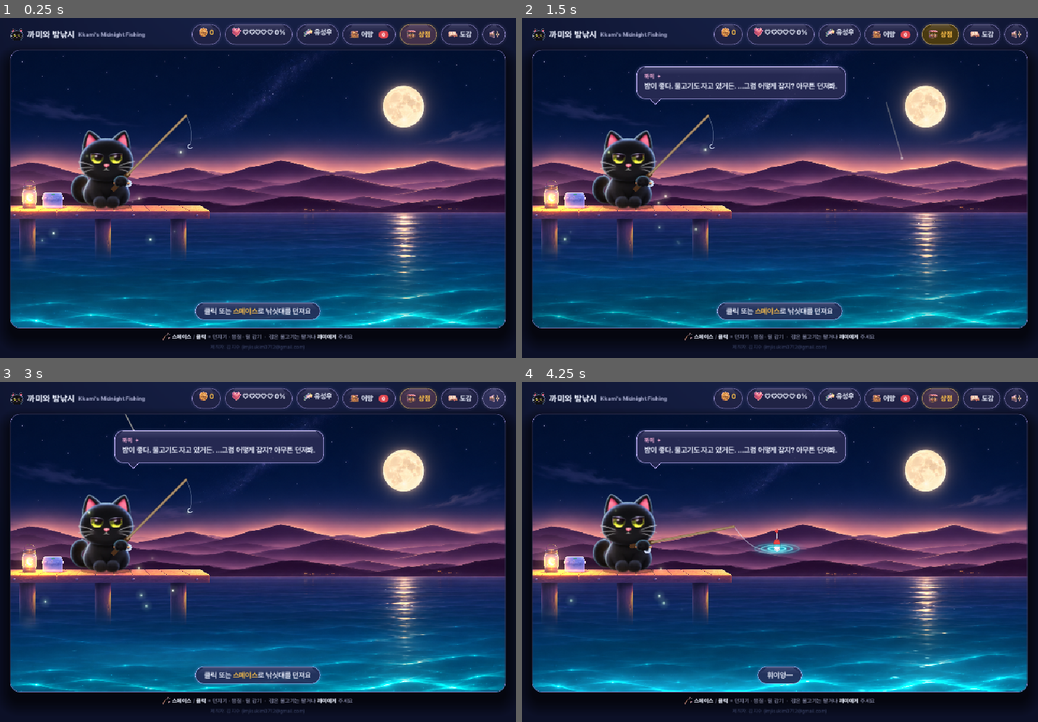
Above: before the commit, frames 1-4 (two rows, left to right).
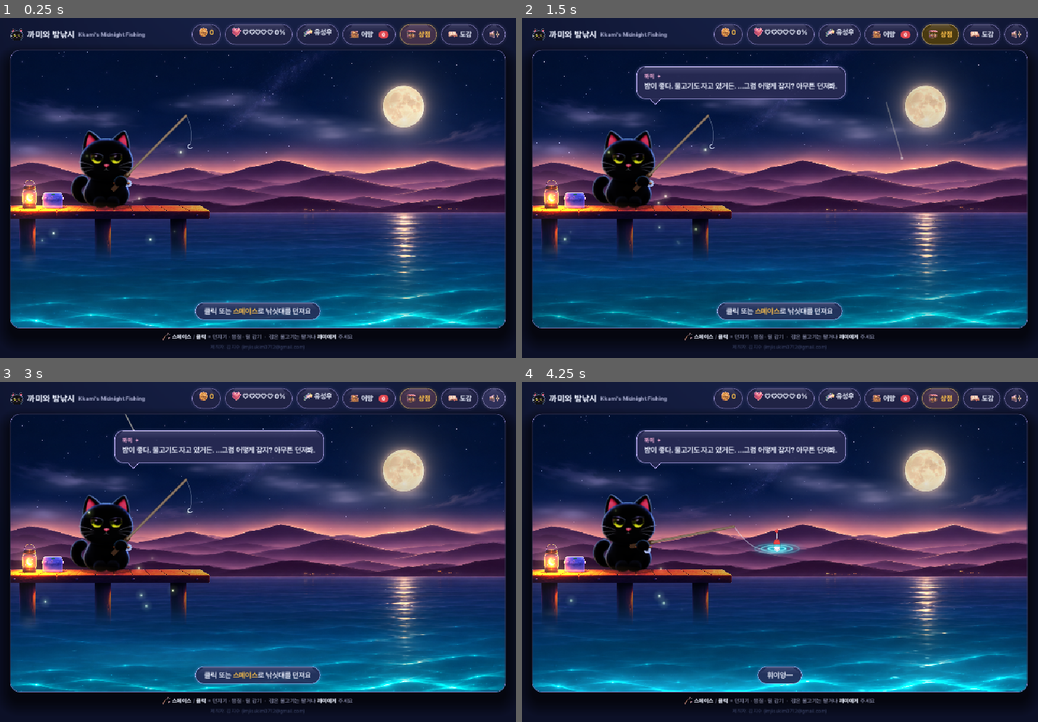
Above: after the commit, the same moments.

Repository: imjisukim0712-bit/Cat-Fishing
Game: Godot game, scene res://scenes/main.tscn
Same seed, same stepped clock (60 frames per second), same inputs: the game is played once before the commit and once after it.
Inputs (mouse positions are in pixels of both pictures, inside the frame that each line leads up to):
- Up to frame 1 (0.25 s): no input
- Up to frame 2 (1.5 s): click "어망" at 0.5 s; click "상점" at 1.25 s
- Up to frame 3 (3 s): click "도감" at 2 s; click (495, 399) at 2.77 s
- Up to frame 4 (4.25 s): tap Enter at 3.5, 3.6 s; move the mouse to (893, 535) at 3.52 s; hold D from 3.53 s (still down); click (893, 535) at 3.67 s; tap Space at 3.77 s

The runs differ from the first frame. In frame 1, 7.8% of the frame differs, in the area x 2-98%, y 9-68%; in frame 2, 8.2%, in the area x 2-96%, y 9-82%; in frame 3, 8.1%; in frame 4, 8.0%.

Commit message:
Animate the whole sky and light objects by their light sources
Sky (backdrop shader, above the horizon):
- painted stars detected by local contrast and twinkle individually;
  extra small procedural stars blink in the upper sky
- moon halo breathes, moon surface shimmers, moon dims with clouds
- milky way / sky drift slowly; sunset band pulses gently
Scene:
- drifting clouds (moon-facing edges lit, darker in rain/storm) that
  occlude the moon; the resulting moonlight drives the sea reflection
  and object rim light
- occasional shooting stars on clear nights
Lighting (new lit_sprite shader on Kkami and the pier):
- cool moonlight rim on the moon side scaled by moonlight
- flickering lantern as a point light: distance falloff warms nearby
  surfaces and rims edges facing the lantern
- storm lightning flashes light the cat and pier
- pier_water shader folded into lit_sprite (submerge option)

Selftest 30/30; web build verified. Rebuilt play/.

Co-Authored-By: Claude Opus 5.5 <noreply@anthropic.com>
Claude-Session: https://claude.ai/code/session_018P3p2Mzt546YvsHAaNYGJm

Diff:
--- a/godot/scripts/stage.gd
+++ b/godot/scripts/stage.gd
@@ -4,6 +4,14 @@
 var backdrop_mat: ShaderMaterial
 var pier: Sprite2D
 var cat: Node2D
+var lit_cat: ShaderMaterial
+var lit_pier: ShaderMaterial
+
+## 구름: 하늘을 천천히 지나가며, 달을 가리면 달빛(물 반사·테두리 빛)이 약해진다
+const MOON := Vector2(762, 110)
+const MOON_R := 40.0
+var clouds: Array = []
+var moon_light := 1.0
 
 func _ready() -> void:
 	init_brush()
@@ -48,10 +56,11 @@
 	pier.scale = Vector2.ONE * PIER_SCALE
 	pier.region_enabled = true
 	pier.region_rect = Rect2(PIER_CUT, 0, 1869 - PIER_CUT, 740)
-	var pier_material := ShaderMaterial.new()
-	pier_material.shader = load("res://shaders/pier_water.gdshader")
-	pier_material.set_shader_parameter("water_uv", (WATER - PIER_TOP) / (740 * PIER_SCALE))
-	pier.material = pier_material
+	lit_pier = ShaderMaterial.new()
+	lit_pier.shader = load("res://shaders/lit_sprite.gdshader")
+	lit_pier.set_shader_parameter("submerge", (WATER - PIER_TOP) / (740 * PIER_SCALE))
+	lit_pier.set_shader_parameter("rim_px", 4.0)
+	pier.material = lit_pier
 	add_child(pier)
 
 	var props := Node2D.new()
@@ -60,6 +69,17 @@
 	# 까미는 이제 그림 스프라이트라 별도 뷰포트·흐림 처리 없이 화면 해상도 그대로 그린다
 	cat = Node2D.new()
 	cat.set_script(load("res://scripts/stage_cat.gd"))
+	lit_cat = ShaderMaterial.new()
+	lit_cat.shader = load("res://shaders/lit_sprite.gdshader")
+	cat.material = lit_cat
+	var rng := RandomNumberGenerator.new()
+	rng.seed = 11
+	for i in 5:
+		var blobs := []
+		for j in 6:
+			blobs.append(Vector3(rng.randf_range(-90, 90), rng.randf_range(-10, 10), rng.randf_range(28, 60)))
+		clouds.append({"x": rng.randf_range(-200, 1100), "y": rng.randf_range(55, 200),
+			"sp": rng.randf_range(5, 11), "a": rng.randf_range(.22, .34), "blobs": blobs})
 	add_child(cat)
 	# 랜턴 불빛·반딧불이: 빛을 '더하는' 레이어라 부두와 까미를 실제로 비춘다
 	var light := Node2D.new()
@@ -86,8 +106,10 @@
 	var wk: String = Game.weather.key
 	backdrop_mat.set_shader_parameter("strength", 1.7 if wk == "storm" else (1.35 if wk == "hightide" else 1.0))
 	backdrop_mat.set_shader_parameter("lantern", lantern_flicker(Game.clock))
+	update_lights()
 	pier.position = _base + Vector2(0, PIER_TOP)
 	cat.position = _base
+	draw_clouds(Game.clock)
 	draw_water(Game.clock)
 
 func draw_water(tm: float) -> void:
@@ -114,3 +136,44 @@
 	for w in Game.ripples:
 		stroke_ell(w.x, w.y, w.r, w.r * 0.30, c("#12dfea", w.a * .3), 6)
 		stroke_ell(w.x, w.y, w.r, w.r * 0.30, c("#9afaff", w.a), 1.8)
+
+## 하늘을 지나가는 구름 (달 쪽 가장자리는 달빛을 받아 밝게)
+func cloud_pos(cl: Dictionary, t: float) -> float:
+	return fmod(cl.x + t * cl.sp + 300.0, W + 600.0) - 300.0
+
+func draw_clouds(t: float) -> void:
+	var wk: String = Game.weather.key
+	var dark := wk == "storm" or wk == "rain"
+	var boost := 1.8 if dark else (1.3 if wk == "fog" else 1.0)
+	for cl in clouds:
+		var cx := cloud_pos(cl, t)
+		for b in cl.blobs:
+			var p := Vector2(cx + b.x, cl.y + b.y)
+			var lit := clampf(1.0 - p.distance_to(MOON) / 260.0, 0.0, 1.0) * moon_light
+			var base := c("#4a4270") if dark else c("#9a8fc8")
+			var col := base.lerp(c("#f2dcc0"), lit * 0.55)
+			glow(p.x, p.y, b.z * 2.0, b.z * 0.6, Color(col, minf(cl.a * boost, 0.6)))
+
+## 광원 상태 계산 → 바다·까미·부두 셰이더에 전달
+func update_lights() -> void:
+	var t := Game.clock
+	var cover := 0.0
+	for cl in clouds:
+		var cx := cloud_pos(cl, t)
+		for b in cl.blobs:
+			var d := Vector2(cx + b.x, cl.y + b.y).distance_to(MOON)
+			cover += cl.a * 2.2 * clampf(1.0 - d / (b.z * 1.4), 0.0, 1.0)
+	var wk: String = Game.weather.key
+	var weather_k := {"storm": 0.3, "rain": 0.55, "fog": 0.7}.get(wk, 1.0) as float
+	var target := clampf(1.0 - cover, 0.35, 1.0) * weather_k
+	moon_light = lerpf(moon_light, target, 0.05)
+	var flick := lantern_flicker(t)
+	var flash := Game.lightning if wk == "storm" else 0.0
+	backdrop_mat.set_shader_parameter("moon_light", moon_light)
+	var lpos := get_global_transform() * LANTERN
+	for m in [lit_cat, lit_pier]:
+		m.set_shader_parameter("lantern_pos", lpos)
+		m.set_shader_parameter("lantern", flick)
+		m.set_shader_parameter("moon_light", moon_light)
+		m.set_shader_parameter("lightning", clampf(flash, 0.0, 1.0))
+		m.set_shader_parameter("ambient", Vector3(0.86, 0.88, 1.0) * lerpf(0.82, 1.0, moon_light))
--- a/godot/scripts/stage_light.gd
+++ b/godot/scripts/stage_light.gd
@@ -3,6 +3,8 @@
 
 const FIREFLIES := 10
 var flies: Array = []
+var shooting: Array = []      # 가끔 떨어지는 별똥별
+var next_star := 4.0
 
 func _ready() -> void:
 	init_brush()
@@ -33,7 +35,26 @@
 	# 부두 바닥에 고이는 빛
 	glow(lx + 40, WATER - 14, 170 * f, 13, Color(warm, 0.48 * f))
 	# 까미 왼쪽(랜턴 쪽) 몸을 비추는 빛
-	glow(CAT.x - 40, CAT.y - 55, 62, 74, Color(warm, 0.14 * f))
+	# 별똥별: 맑은 밤엔 가끔 하나씩 (유성우 날씨는 별도 효과)
+	var wk: String = Game.weather.key
+	if t > next_star:
+		next_star = t + randf_range(6.0, 14.0)
+		if wk in ["clear", "hightide", "meteor"]:
+			shooting.append({"x": randf_range(120, 820), "y": randf_range(20, 120), "t0": t,
+				"ang": randf_range(0.35, 0.65) * (1 if randf() < .5 else -1) + (0.0 if randf() < .5 else PI)})
+	for i in range(shooting.size() - 1, -1, -1):
+		var st: Dictionary = shooting[i]
+		var k: float = (t - float(st.t0)) / 0.9
+		if k > 1.0:
+			shooting.remove_at(i); continue
+		var ang: float = st.ang
+		var dir := Vector2(cos(ang), absf(sin(ang)))
+		var head: Vector2 = Vector2(st.x, st.y) + dir * 260.0 * k
+		var fade := sin(k * PI)
+		for j in 14:
+			var q: Vector2 = head - dir * j * 6.0
+			glow(q.x, q.y, 4.0 - j * 0.2, 4.0 - j * 0.2, Color(c("#fff1d6"), 0.5 * fade * (1.0 - j / 14.0)))
+		glow(head.x, head.y, 10, 10, Color(c("#fff4e0"), 0.6 * fade))
 	# 반딧불이
 	for fl in flies:
 		var x: float = fl.cx + sin(t * fl.sx + fl.ph) * fl.rx + sin(t * fl.sx * 2.3 + fl.ph * 1.7) * fl.rx * 0.3
--- a/godot/shaders/backdrop_water.gdshader
+++ b/godot/shaders/backdrop_water.gdshader
@@ -13,6 +13,9 @@
 uniform float lantern_x = 0.0385;        // 랜턴 가로 위치 (무대 x / 960)
 uniform float lantern = 1.0;             // 랜턴 밝기 (깜빡임)
 uniform float strength = 1.0;            // 날씨(폭풍·만조)에 따라 크고 빠르게
+uniform float moon_light = 1.0;          // 달빛 세기 (구름이 가리거나 궂은 날씨면 약해짐)
+uniform vec2 moon_px = vec2(1327.0, 190.0);   // 그림 속 달 중심 (픽셀)
+uniform float moon_r = 70.0;             // 그림 속 달 반지름 (픽셀)
 uniform sampler2D wave_normal : repeat_enable, filter_linear_mipmap;
 uniform sampler2D blob_noise : repeat_enable, filter_linear_mipmap;   // 발광 무리용 일반 노이즈
 
@@ -37,7 +40,51 @@
 void fragment() {
 	vec2 uv = UV;
 	if (uv.y <= horizon) {
-		COLOR = texture(TEXTURE, uv);
+		// ===================== 하늘: 별 반짝임, 달무리 숨쉬기, 은하수 일렁임 =====================
+		vec2 tex = 1.0 / TEXTURE_PIXEL_SIZE;
+		vec2 p = uv * tex;
+		vec4 col = texture(TEXTURE, uv);
+		float lum = dot(col.rgb, vec3(0.3, 0.5, 0.2));
+		float dm = length(p - moon_px);
+		float away = smoothstep(moon_r * 1.4, moon_r * 2.0, dm);   // 달 근처는 별 처리 제외
+
+		// 그림 속 별: 주변보다 밝은 작은 점을 찾아 제각각 반짝이게
+		vec2 o = TEXTURE_PIXEL_SIZE * 3.0;
+		vec3 avg = (texture(TEXTURE, uv + vec2(o.x, 0.0)).rgb + texture(TEXTURE, uv - vec2(o.x, 0.0)).rgb
+			+ texture(TEXTURE, uv + vec2(0.0, o.y)).rgb + texture(TEXTURE, uv - vec2(0.0, o.y)).rgb) * 0.25;
+		float star = smoothstep(0.05, 0.2, lum - dot(avg, vec3(0.3, 0.5, 0.2))) * away;
+		float hs = hash(floor(p / 5.0));
+		float tw = 0.5 + 0.5 * sin(TIME * (1.2 + hs * 3.5) + hs * 60.0);
+		col.rgb += (col.rgb - avg) * star * (tw * 1.6 - 0.6);
+
+		// 그림에 없는 작은 별 추가 (윗하늘에만, 천천히 깜빡임)
+		float sky_mask = 1.0 - smoothstep(330.0, 420.0, p.y);
+		vec2 g = p / 22.0;
+		vec2 gc = floor(g);
+		float hr = hash(gc);
+		vec2 sp = vec2(hash(gc + 7.1), hash(gc + 3.7)) - 0.5;
+		float sd = length(fract(g) - 0.5 - sp * 0.7) * 22.0;
+		float tw2 = pow(0.5 + 0.5 * sin(TIME * (0.8 + hr * 2.6) + hr * 80.0), 3.0);
+		float s2 = step(0.72, hr) * smoothstep(1.4, 0.0, sd) * tw2 * sky_mask * away;
+		col.rgb += vec3(0.9, 0.92, 1.0) * s2 * 0.75;
+
+		// 은하수·하늘이 아주 천천히 일렁임
+		float drift = texture(blob_noise, uv * vec2(2.0, 3.0) + vec2(TIME * 0.004, 0.0)).r;
+		col.rgb *= 1.0 + (drift - 0.5) * 0.10 * sky_mask;
+
+		// 달: 구름에 가리면 어두워지고, 달무리가 천천히 숨쉬듯 커졌다 작아짐
+		float disc = 1.0 - smoothstep(moon_r * 0.95, moon_r * 1.05, dm);
+		col.rgb *= mix(1.0, mix(0.55, 1.0, moon_light), disc);
+		float breathe = 0.85 + 0.15 * sin(TIME * 0.6) + 0.05 * sin(TIME * 1.7);
+		float halo = exp(-max(dm - moon_r, 0.0) / (moon_r * 0.9 * breathe)) * (1.0 - disc);
+		col.rgb += vec3(1.0, 0.86, 0.62) * halo * 0.20 * moon_light * breathe;
+		// 달 표면 미세한 일렁임 (대기 굴절)
+		col.rgb += disc * (texture(blob_noise, (p - moon_px) / (moon_r * 3.0) + TIME * 0.02).r - 0.5) * 0.06;
+
+		// 수평선 위 노을빛 띠가 아주 느리게 밝아졌다 어두워짐
+		float band = smoothstep(380.0, 520.0, p.y);
+		col.rgb += vec3(0.25, 0.10, 0.12) * band * (0.04 + 0.04 * sin(TIME * 0.25));
+		COLOR = col;
 	} else {
 		float t = TIME * (0.75 + 0.25 * strength);
 		float d = clamp((uv.y - horizon) / (1.0 - horizon), 0.0, 1.0);   // 0 = 수평선, 1 = 맨 아래
@@ -75,7 +122,7 @@
 		float column = exp(-pow((uv.x + n.x * 0.03 - moon_x) / colw, 2.0));
 		float facing = clamp(0.5 - n.y * 0.9 + n.x * (moon_x - uv.x) * 2.0, 0.0, 1.0);
 		vec3 moonc = vec3(1.0, 0.88, 0.66);
-		col.rgb += moonc * column * pow(facing, 3.0) * 0.35;
+		col.rgb += moonc * column * pow(facing, 3.0) * 0.35 * moon_light;
 
 		// --- 달빛 길의 반짝이는 잔 빛 (원근 격자 칸마다 제각각 깜빡임)
 		vec2 cell = floor(P * vec2(14.0, 9.0));
@@ -84,7 +131,7 @@
 		float tw = pow(max(0.0, sin(TIME * (2.0 + rnd * 3.0) + rnd * 40.0)), 18.0);
 		float dot_ = smoothstep(0.22, 0.0, length(f * vec2(1.0, 2.2)));
 		float glints = tw * dot_ * step(0.55, rnd) * smoothstep(0.1, 0.9, h * 0.5 + 0.5);
-		col.rgb += moonc * glints * exp(-pow((uv.x - moon_x) / (colw * 1.6), 2.0)) * 1.4;
+		col.rgb += moonc * glints * exp(-pow((uv.x - moon_x) / (colw * 1.6), 2.0)) * 1.4 * moon_light;
 
 		// --- 발광: 가까운 물결 마루를 따라 청록빛 + 천천히 지나가는 발광 무리
 		float crest = smoothstep(0.35, 0.95, h);
--- /dev/null
+++ b/godot/shaders/lit_sprite.gdshader
@@ -0,0 +1,46 @@
+shader_type canvas_item;
+// 광원 조명: 달(오른쪽 위, 차가운 빛), 랜턴(점광원, 따뜻한 빛, 거리 감쇠), 번개(전체 섬광).
+// 그림 스프라이트의 외곽 중 광원을 향한 쪽에 테두리 빛, 랜턴 가까이는 면 전체가 따뜻해진다.
+
+uniform vec2 lantern_pos = vec2(0.0);       // 랜턴 위치 (캔버스 좌표)
+uniform float lantern = 1.0;                // 랜턴 밝기 (깜빡임)
+uniform float lantern_radius = 190.0;
+uniform vec2 moon_dir = vec2(0.85, -0.53);  // 달 방향 (화면 기준, y 아래가 +)
+uniform float moon_light = 1.0;
+uniform float lightning = 0.0;
+uniform vec3 ambient = vec3(0.86, 0.88, 1.0);
+uniform float rim_px = 7.0;                 // 테두리 빛 두께 (텍스처 픽셀)
+uniform float submerge = 0.0;               // 부두용: 물에 잠기는 높이(UV). 0 이면 사용 안 함
+
+varying vec2 world;
+
+void vertex() {
+	world = (MODEL_MATRIX * vec4(VERTEX, 0.0, 1.0)).xy;
+}
+
+void fragment() {
+	vec4 c = texture(TEXTURE, UV) * COLOR;
+	float lum = dot(c.rgb, vec3(0.3, 0.5, 0.2));
+	float dark = 1.0 - smoothstep(0.3, 0.7, lum);     // 눈·장식 같은 밝은 부분엔 테두리 빛을 줄임
+	vec2 px = TEXTURE_PIXEL_SIZE * rim_px;
+
+	float rim_m = clamp(c.a - texture(TEXTURE, UV + moon_dir * px).a, 0.0, 1.0);
+	vec2 to_l = lantern_pos - world;
+	float dist = length(to_l);
+	vec2 ld = to_l / max(dist, 0.001);
+	float rim_l = clamp(c.a - texture(TEXTURE, UV + ld * px).a, 0.0, 1.0);
+	float fall = lantern * pow(1.0 - smoothstep(0.0, lantern_radius, dist), 1.6);
+
+	vec3 col = c.rgb * ambient;
+	col += c.rgb * vec3(1.0, 0.6, 0.28) * fall * 0.75;               // 랜턴 확산광
+	col += vec3(1.0, 0.64, 0.32) * rim_l * fall * 1.1 * dark;          // 랜턴 쪽 테두리
+	col += vec3(0.62, 0.74, 1.0) * rim_m * moon_light * 0.55 * dark;   // 달 쪽 테두리
+	col += c.rgb * lightning * 0.9 + vec3(0.75, 0.85, 1.0) * rim_m * lightning;
+
+	if (submerge > 0.0) {   // 부두 기둥이 물에 잠기는 부분
+		float sub = smoothstep(submerge, 1.0, UV.y);
+		col = mix(col, vec3(0.035, 0.17, 0.27), sub * 0.68);
+		c.a *= 1.0 - smoothstep(0.75, 1.0, UV.y) * 0.8;
+	}
+	COLOR = vec4(col, c.a);
+}
--- a/godot/shaders/pier_water.gdshader
+++ /dev/null
@@ -1,9 +0,0 @@
-shader_type canvas_item;
-uniform float water_uv = 0.45;
-void fragment() {
-	vec4 paint = texture(TEXTURE, UV);
-	float submerged = smoothstep(water_uv, 1.0, UV.y);
-	paint.rgb = mix(paint.rgb, vec3(0.035, 0.17, 0.27), submerged * 0.68);
-	paint.a *= 1.0 - smoothstep(0.75, 1.0, UV.y) * 0.8;
-	COLOR = paint;
-}
Not shown, added: godot/shaders/lit_sprite.gdshader.uid
Not shown, removed: godot/shaders/pier_water.gdshader.uid
Not shown, changed: play/index.pck
